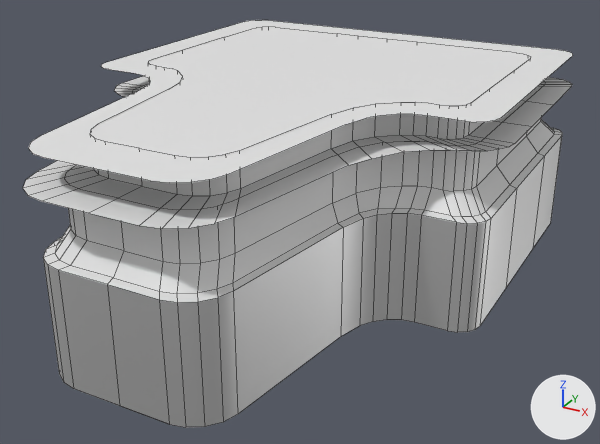
Before and after pictures for a commit that changed the FBX model Content/Assets/Levels/MainLevel/SM_Ship_Cockpit.fbx.
Rendered twice from a camera (50 mm lens) standing at (36.6, -172.7, 38.5) and looking at (1.2, -108.4, 6.4). Every picture has the same lights, and +X, +Y and +Z are marked at lower right. Mesh edges are drawn as thin lines. Where no turn or scale is listed for an object, it has been applied to the vertices. Vertices at the same position are counted once.

Objects in the first picture: 'SM_Ship_Cockpit'.
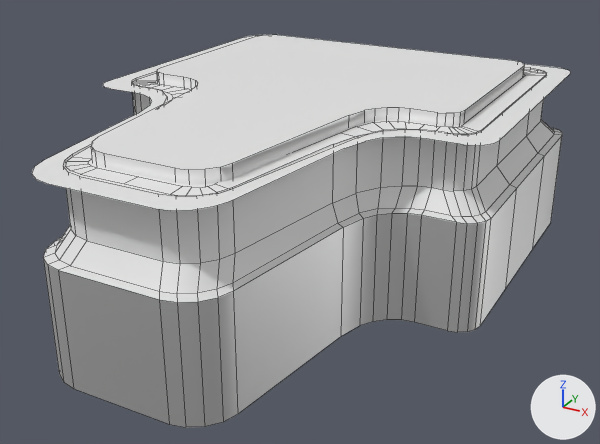
Boxes (x1, y1, x2, y2) around the edits, measured in the pictures (600 x 444 px; the box of a moved part takes in the faces that stretch with it):
'SM_Ship_Cockpit', reshaped: before (23, 20, 573, 428); after (32, 34, 570, 428)
part 1 of me_sm_merged_staticmeshactor_4_009, moved or reshaped: before (28, 20, 573, 183); after (32, 35, 570, 211)
part 2 of me_sm_merged_staticmeshactor_4_009, rebuilt: before (23, 27, 572, 229); after (91, 34, 525, 185)
part 3 of me_sm_merged_staticmeshactor_4_009, cut back: before (58, 118, 541, 424); after (58, 67, 547, 424)

The change, as a list of edits to the scene's bpy script:
```text
Change me_sm_merged_staticmeshactor_4_009:
    used by ob_sm_ship_cockpit; location = (0.0, 0.0, 0.0)
    remove me_sm_merged_staticmeshactor_4_009.from_pydata(...)  # 624 vertices, 463 faces; spans x -20.6..20.6, y -135.1..-79.0, z 1.0..19.9
    add me_sm_merged_staticmeshactor_4_009.from_pydata(...)  # 748 vertices, 547 faces; spans x -20.0..20.0, y -134.1..-79.0, z 1.0..19.0
    me_sm_merged_staticmeshactor_4_009 part 1: the loose piece of 42 vertices spanning x -20.0..20.0, y -134.1..-82.0, z 19.8 is moved by (0.0, 0.0, -1.9)
    me_sm_merged_staticmeshactor_4_009 part 2: the loose piece of 156 vertices spanning x -20.6..20.6, y -135.1..-83.2, z 17.0..19.9 is rebuilt with 210 vertices and now spans x -16.0..16.0, y -129.6..-85.9, z 16.3..19.0, in mat_m_ceiling (white #e7e7e7)
    me_sm_merged_staticmeshactor_4_009 part 3
    30 vertices are removed from x -4.0..4.0, y -134.1..-79.0, z 1.0..17.0
    51 faces are deleted
    48 vertices in x -18.0..18.0, y -132.1..-84.0, z 17.0 move by (0.0, 0.0, 1.0)
    6 new faces join them, mat_m_wall_upper (white #e7e7e7)
    2 new faces join them, mat_m_wall_main (its picture is missing)
    12 new faces join them, mat_m_door (white #e7e7e7)
```
